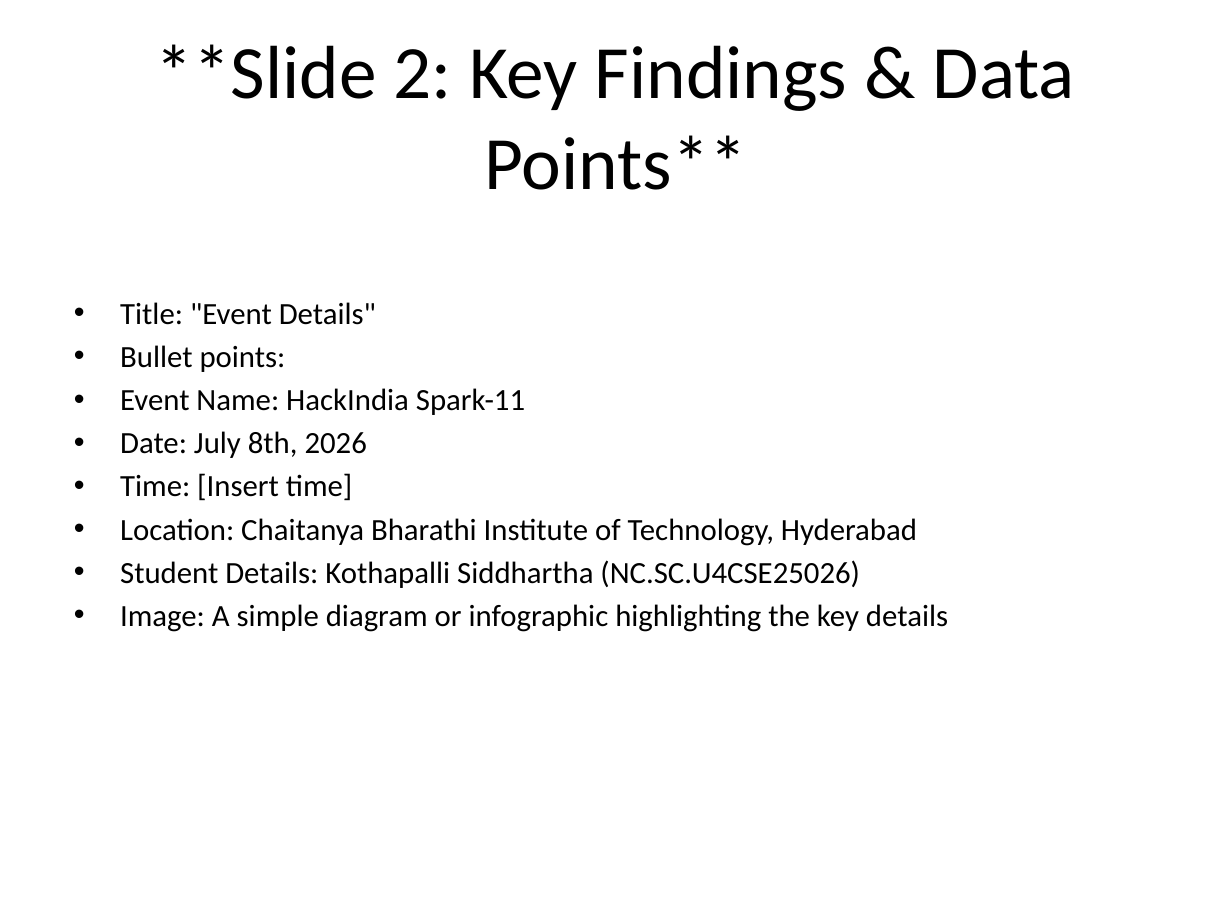
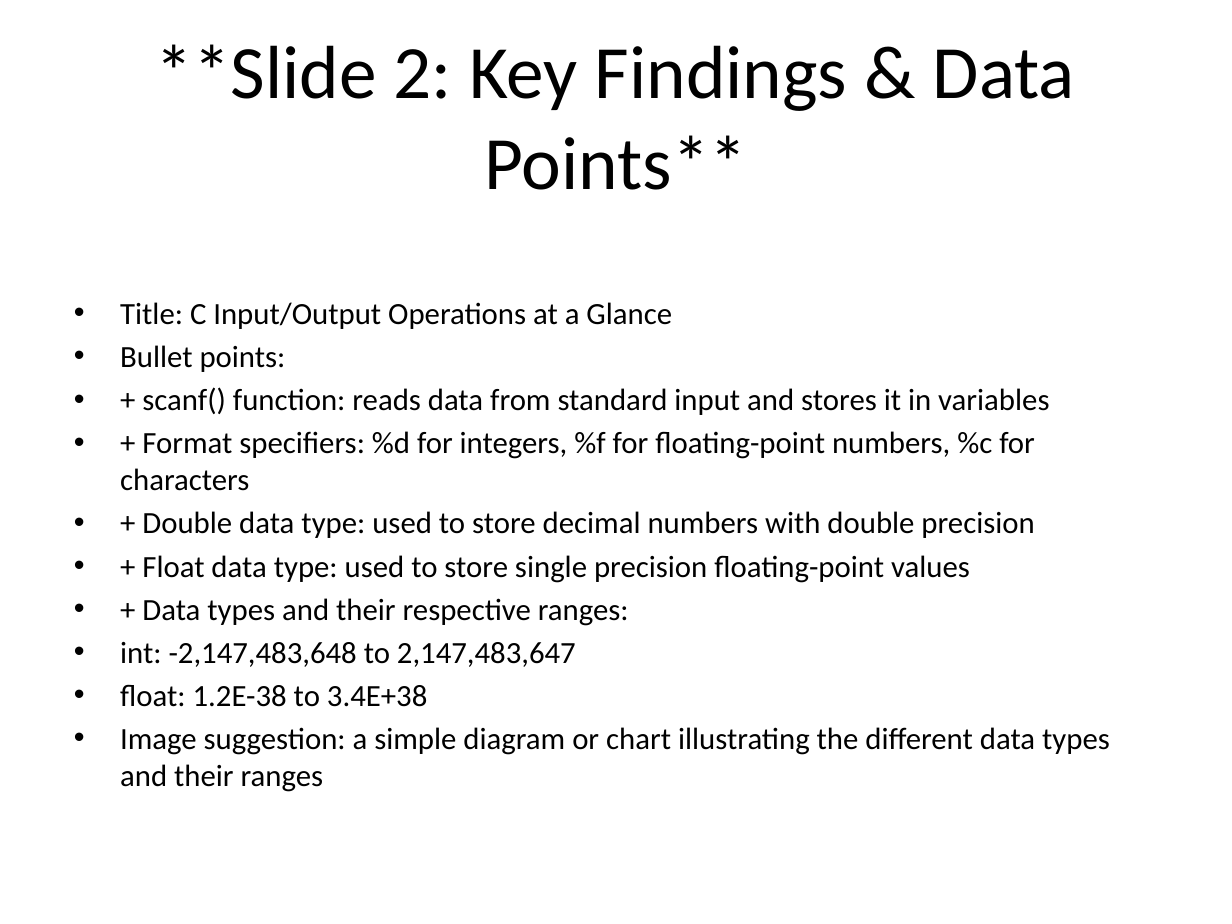
Before and after one commit to kalakonda-akshay/RAG, a slide deck: slide 3 of data/reports/Executive_Deck.pptx. Drawn at 1232x924 pixels with LibreOffice and Linux fonts; fonts in the diff are those of the drawing. Boxes give left, top, right and bottom in pixels: in the first picture for what was removed or moved away, otherwise in the second. Text is boxed around its words. In the diff, an @@ line names an element or a change of style, - is before the commit and + after.

Commit message:
Add new React TypeScript frontend, FastAPI REST server, and presentation assets

```diff
--- a/data/reports/Executive_Deck.pptx
+++ b/data/reports/Executive_Deck.pptx
@@ text at box(120, 302, 672, 329): text changed @@
-• Title: "Event Details"
+• Title: C Input/Output Operations at a Glance
@@ text at box(120, 387, 1110, 792): text changed @@
-• Event Name: HackIndia Spark-11
-• Date: July 8th, 2026
-• Time: [Insert time]
-• Location: Chaitanya Bharathi Institute of Technology, Hyderabad
-• Student Details: Kothapalli Siddhartha (NC.SC.U4CSE25026)
-• Image: A simple diagram or infographic highlighting the key details
+• + scanf() function: reads data from standard input and stores it in variables
+• + Format specifiers: %d for integers, %f for floating-point numbers, %c for characters
+• + Double data type: used to store decimal numbers with double precision
+• + Float data type: used to store single precision floating-point values
+• + Data types and their respective ranges:
+• int: -2,147,483,648 to 2,147,483,647
+• float: 1.2E-38 to 3.4E+38
+• Image suggestion: a simple diagram or chart illustrating the different data types and their ranges
```
Also in this commit, not shown: 2 other slides changed, 1 slide added, 1 slide removed, 36 other files.
